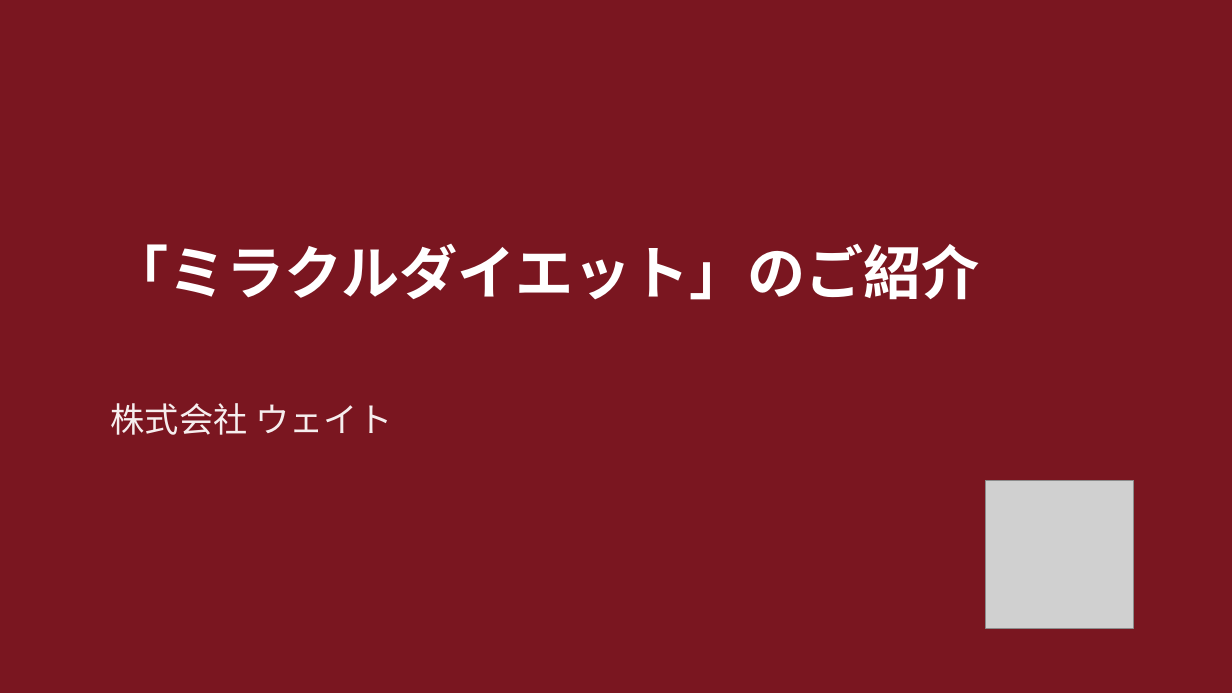
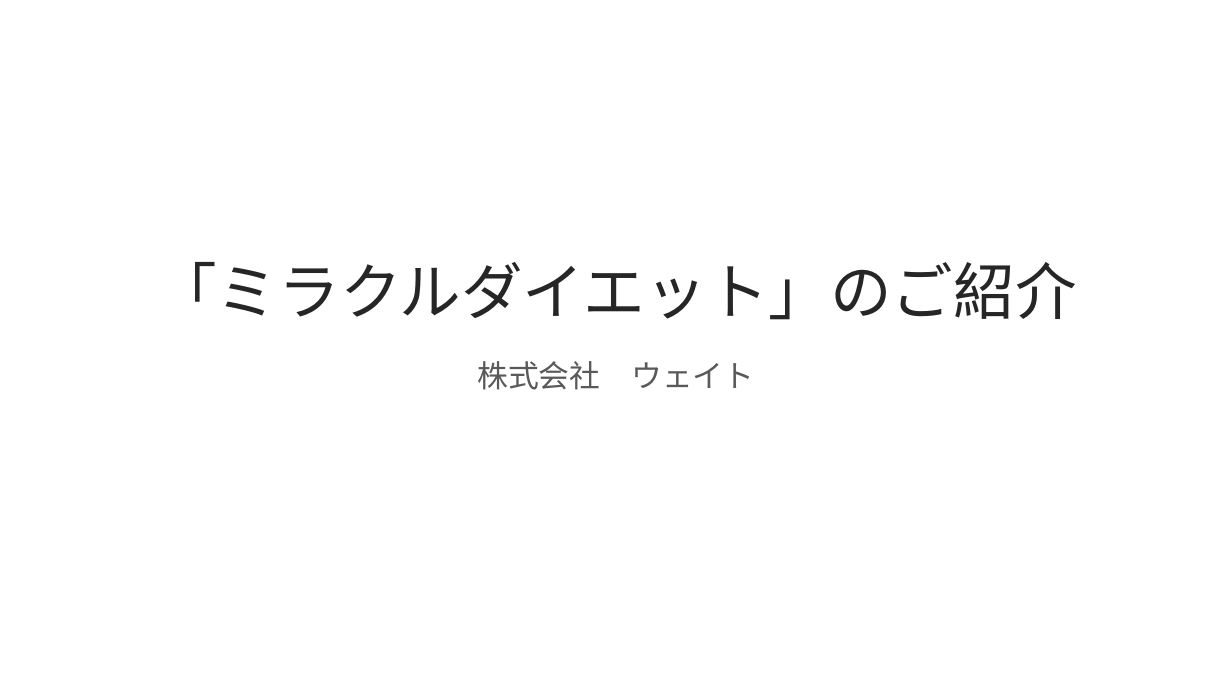
Before and after one commit to 984j7vw2tr-cloud/beauty-salon-site, a slide deck: slide 1 of ミラクルダイエット.pptx. Drawn at 1232x693 pixels with LibreOffice and Linux fonts; fonts in the diff are those of the drawing; grey boxes stand for pictures. Boxes give left, top, right and bottom in pixels: in the first picture for what was removed or moved away, otherwise in the second. Text is boxed around its words. In the diff, an @@ line names an element or a change of style, - is before the commit and + after.

```diff
--- a/ミラクルダイエット.pptx
+++ b/ミラクルダイエット.pptx
@@ background #7A1620 to #FFFFFF @@
@@ title "「ミラクルダイエット」のご紹介": place and size @@
-title "「ミラクルダイエット」のご紹介" at (111,244,980,300)
+title "「ミラクルダイエット」のご紹介" at (155,262,1077,320)
@@ title "「ミラクルダイエット」のご紹介" at (155,262,1077,320): size 34 to 36 pt, text colour #FFFFFF to #262626, bold off; alignment left to centre; vertical alignment middle to bottom @@
@@ text "株式会社 ウェイト": place and size @@
-text "株式会社 ウェイト" at (111,403,392,435)
+text "株式会社 ウェイト" at (477,361,754,390)
@@ text "株式会社 ウェイト" at (477,361,754,390): size 20 to 18 pt, text colour #F6EEEE to #595959; alignment left to centre; vertical alignment middle to top @@
@@ picture removed at (986,480,1133,628) @@
```
Also in this commit, not shown: 6 other slides changed.
